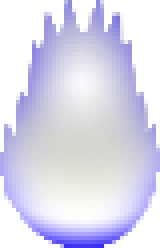
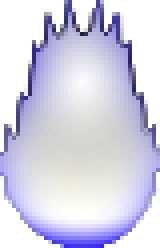
Layered file, before and after one edit (160x248). Changes by layer:
showed "Layer 2", painted on it over left=0, top=0, right=160, bottom=248
